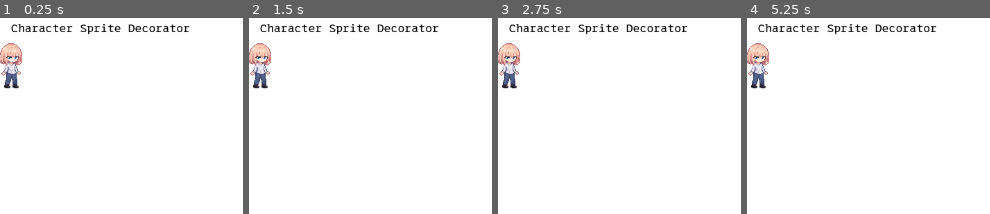
Above: before the commit, frames 1-4 (left to right).
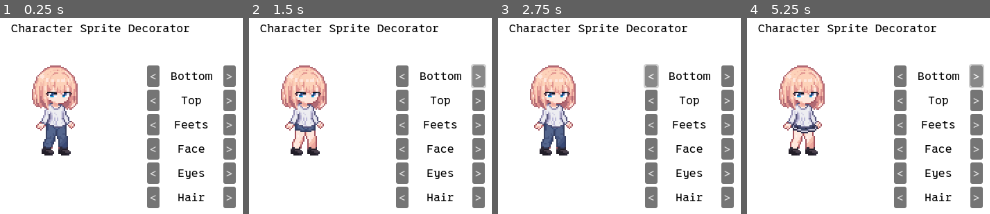
Above: after the commit, the same moments.

Repository: GossiperLoturot/character-decorator
Game: Godot game, scene res://main.tscn
The game is run twice, just before and just after one commit, with the same random seed, the same clock (stepped at 60 frames per second) and the same inputs.
Inputs (mouse positions are in pixels of both pictures, inside the frame that each line leads up to):
- Up to frame 1 (0.25 s): no input
- Up to frame 2 (1.5 s): click (402, 76) at 0.5 s, where only the run after the commit has a clickable "<"; click (477, 76) at 1.25 s, where only the run after the commit has a clickable ">"
- Up to frame 3 (2.75 s): click (651, 76) at 2 s, where only the run after the commit has a clickable "<"
- Up to frame 4 (5.25 s): click (975, 76) at 2.75 s, where only the run after the commit has a clickable ">"; click (900, 76) at 3.5 s, where only the run after the commit has a clickable "<"; click (975, 76) at 4.25 s, where only the run after the commit has a clickable ">"; tap Enter at 5 s

The runs differ from the first frame. In frame 1, 16% of the frame differs, in the area x 0-98%, y 12-97%; in frame 2, 16%; in frame 3, 16%; in frame 4, 16%.

Commit message:
add character builder gui

Diff:
--- a/character_maker.gd
+++ b/character_maker.gd
@@ -32,6 +32,9 @@
 			load("res://img/top01.png"),
 			load("res://img/top02.png"),
 		],
+		"face": [
+			load("res://img/face00.png"),
+		],
 		"feets": [
 			load("res://img/feets00.png"),
 			load("res://img/feets01.png"),
@@ -41,7 +44,6 @@
 			load("res://img/eyes00.png"),
 			load("res://img/eyes01.png"),
 			load("res://img/eyes02.png"),
-			load("res://img/eyes03.png"),
 		],
 		"hairfront": [
 			load("res://img/hairfront00.png"),
@@ -70,12 +72,44 @@
 		"hairback": 0,
 	}
 
-	character = $"../Node2D"
+	character = $Character
 
 	update_character_texture()
 
+	$Fragments/Bottom/NextButton.connect("pressed", next_character_texture.bind("bottom"))
+	$Fragments/Bottom/PrevButton.connect("pressed", prev_character_texture.bind("bottom"))
+	$Fragments/Top/NextButton.connect("pressed", next_character_texture.bind("top"))
+	$Fragments/Top/PrevButton.connect("pressed", prev_character_texture.bind("top"))
+	$Fragments/Feets/NextButton.connect("pressed", next_character_texture.bind("feets"))
+	$Fragments/Feets/PrevButton.connect("pressed", prev_character_texture.bind("feets"))
+	$Fragments/Face/NextButton.connect("pressed", next_character_texture.bind("face"))
+	$Fragments/Face/PrevButton.connect("pressed", prev_character_texture.bind("face"))
+	$Fragments/Eyes/NextButton.connect("pressed", next_character_texture.bind("eyes"))
+	$Fragments/Eyes/PrevButton.connect("pressed", prev_character_texture.bind("eyes"))
+	$Fragments/Hair/NextButton.connect("pressed", func ():
+		next_character_texture("hairfront")
+		next_character_texture("hairback")
+	)
+	$Fragments/Hair/PrevButton.connect("pressed", func():
+		prev_character_texture("hairfront")
+		prev_character_texture("hairback")
+	)
+
+
 func update_character_texture():
 	for name in fragment_names:
-		var idx = fragment_idx[name]
-		var textures = fragment_res[name]
+		var idx := fragment_idx[name] as int
+		var textures := fragment_res[name] as Array
 		character.call("set_character_texture", name, textures[idx])
+
+
+func next_character_texture(fragment_name: String):
+	var size := fragment_res[fragment_name].size() as int
+	fragment_idx[fragment_name] = clamp(fragment_idx[fragment_name] + 1, 0, size - 1)
+	update_character_texture()
+
+
+func prev_character_texture(fragment_name: String):
+	var size := fragment_res[fragment_name].size() as int
+	fragment_idx[fragment_name] = clamp(fragment_idx[fragment_name] - 1, 0, size - 1)
+	update_character_texture()
--- a/main.tscn
+++ b/main.tscn
@@ -32,6 +32,7 @@
 offset_bottom = -16.0
 grow_horizontal = 2
 grow_vertical = 2
+script = ExtResource("3_65j6f")
 
 [node name="Label" type="Label" parent="Control"]
 layout_mode = 2
@@ -39,10 +40,117 @@
 offset_bottom = 20.0
 text = "Character Sprite Decorator"
 
-[node name="Node2D" type="Node2D" parent="Control"]
+[node name="Character" type="Node2D" parent="Control"]
 texture_filter = 1
-position = Vector2(0, 64)
+position = Vector2(64, 128)
+scale = Vector2(2, 2)
 script = ExtResource("2_rwdd0")
 
-[node name="Node" type="Node" parent="Control"]
-script = ExtResource("3_65j6f")
+[node name="Fragments" type="VBoxContainer" parent="Control"]
+layout_mode = 0
+offset_left = 196.0
+offset_top = 64.0
+offset_right = 324.0
+offset_bottom = 104.0
+
+[node name="Bottom" type="HBoxContainer" parent="Control/Fragments"]
+layout_mode = 2
+
+[node name="PrevButton" type="Button" parent="Control/Fragments/Bottom"]
+layout_mode = 2
+text = "<"
+
+[node name="Label" type="Label" parent="Control/Fragments/Bottom"]
+layout_mode = 2
+size_flags_horizontal = 3
+text = "Bottom"
+horizontal_alignment = 1
+
+[node name="NextButton" type="Button" parent="Control/Fragments/Bottom"]
+layout_mode = 2
+text = ">"
+
+[node name="Top" type="HBoxContainer" parent="Control/Fragments"]
+layout_mode = 2
+
+[node name="PrevButton" type="Button" parent="Control/Fragments/Top"]
+layout_mode = 2
+text = "<"
+
+[node name="Label" type="Label" parent="Control/Fragments/Top"]
+layout_mode = 2
+size_flags_horizontal = 3
+text = "Top"
+horizontal_alignment = 1
+
+[node name="NextButton" type="Button" parent="Control/Fragments/Top"]
+layout_mode = 2
+text = ">"
+
+[node name="Feets" type="HBoxContainer" parent="Control/Fragments"]
+layout_mode = 2
+
+[node name="PrevButton" type="Button" parent="Control/Fragments/Feets"]
+layout_mode = 2
+text = "<"
+
+[node name="Label" type="Label" parent="Control/Fragments/Feets"]
+layout_mode = 2
+size_flags_horizontal = 3
+text = "Feets"
+horizontal_alignment = 1
+
+[node name="NextButton" type="Button" parent="Control/Fragments/Feets"]
+layout_mode = 2
+text = ">"
+
+[node name="Face" type="HBoxContainer" parent="Control/Fragments"]
+layout_mode = 2
+
+[node name="PrevButton" type="Button" parent="Control/Fragments/Face"]
+layout_mode = 2
+text = "<"
+
+[node name="Label" type="Label" parent="Control/Fragments/Face"]
+layout_mode = 2
+size_flags_horizontal = 3
+text = "Face"
+horizontal_alignment = 1
+
+[node name="NextButton" type="Button" parent="Control/Fragments/Face"]
+layout_mode = 2
+text = ">"
+
+[node name="Eyes" type="HBoxContainer" parent="Control/Fragments"]
+layout_mode = 2
+
+[node name="PrevButton" type="Button" parent="Control/Fragments/Eyes"]
+layout_mode = 2
+text = "<"
+
+[node name="Label" type="Label" parent="Control/Fragments/Eyes"]
+layout_mode = 2
+size_flags_horizontal = 3
+text = "Eyes"
+horizontal_alignment = 1
+
+[node name="NextButton" type="Button" parent="Control/Fragments/Eyes"]
+layout_mode = 2
+text = ">"
+
+[node name="Hair" type="HBoxContainer" parent="Control/Fragments"]
+layout_mode = 2
+
+[node name="PrevButton" type="Button" parent="Control/Fragments/Hair"]
+layout_mode = 2
+text = "<"
+
+[node name="Label" type="Label" parent="Control/Fragments/Hair"]
+layout_mode = 2
+size_flags_horizontal = 3
+text = "Hair"
+horizontal_alignment = 1
+
+[node name="NextButton" type="Button" parent="Control/Fragments/Hair"]
+layout_mode = 2
+text = ">"
Binary file changed: img/eyes01.png
Not shown, changed: img/eyes01.png.import
Binary file changed: img/eyes02.png
Not shown, changed: img/eyes02.png.import
Binary file removed: img/eyes03.png
Not shown, removed: img/eyes03.png.import
